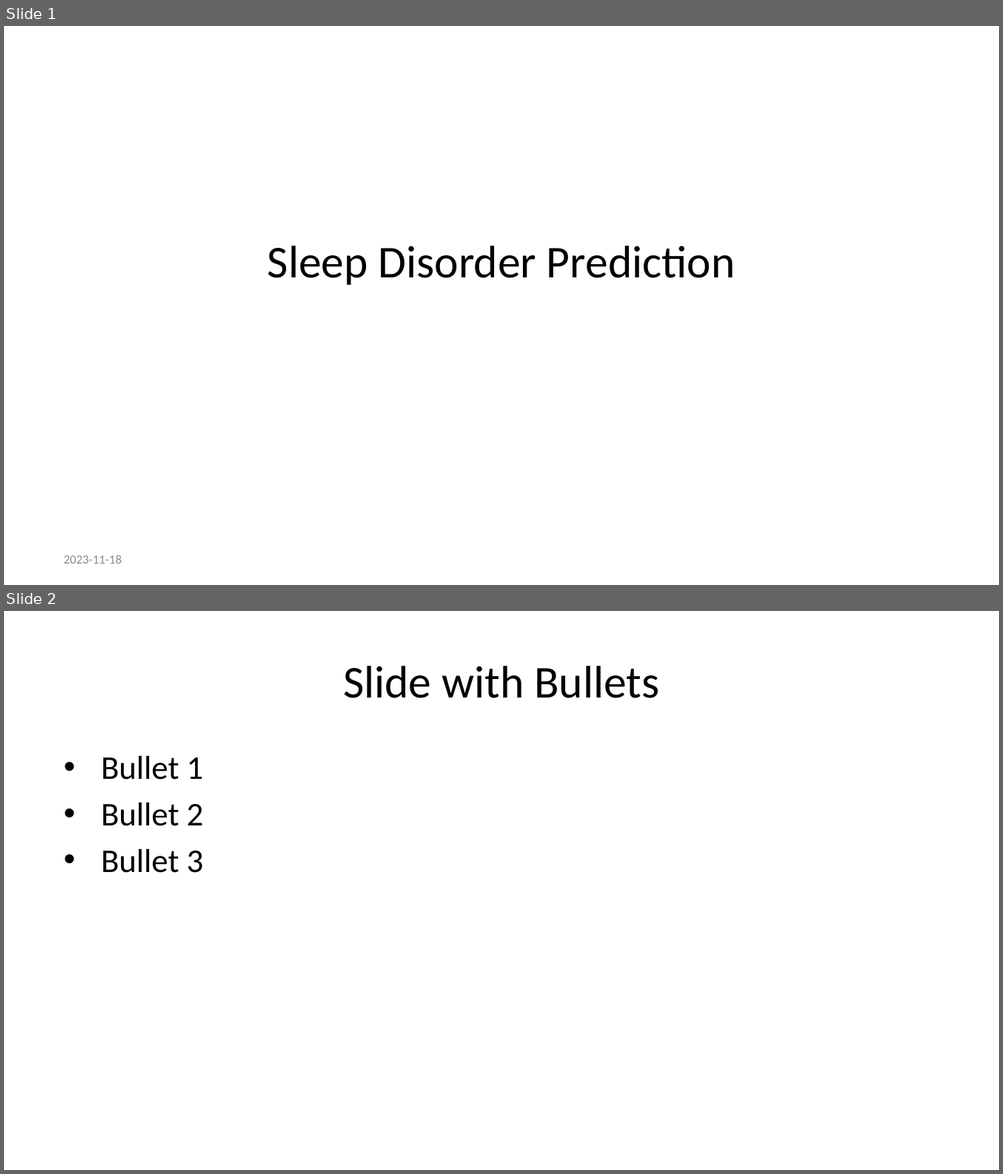
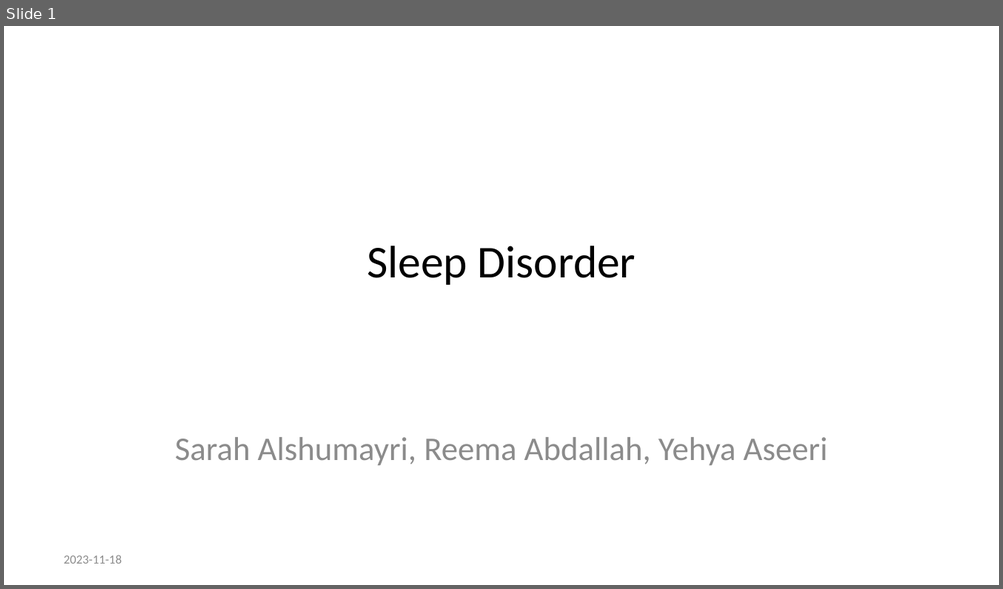
Before and after one commit to Sarah-Alshumayri/Data_Sciences_PPT, a slide deck: Progress_Presentation.pptx. Shown one above the other, each under a label of ours: slides 1 and 2 before the commit, slide 1 after it. The pictures are 1003x1174 and 1003x589 pixels, drawn with LibreOffice and Linux fonts; fonts in the diff are those of the drawing. Boxes give left, top, right and bottom in pixels: in the first picture for what was removed or moved away, otherwise in the second. Text is boxed around its words. In the diff, an @@ line names an element or a change of style, - is before the commit and + after.

Commit message:
This is Sarah, I finished point 1 in my part

```diff
--- a/Progress_Presentation.pptx
+++ b/Progress_Presentation.pptx
@@ slide 2 removed at [4, 611, 999, 1170], background #FFFFFF @@
@@ title removed at [343, 666, 659, 698] @@
-Slide with Bullets
@@ text removed at [101, 756, 204, 873] @@
-• Bullet 1
-• Bullet 2
-• Bullet 3
@@ slide 1 changed as well @@
@@ title at [367, 246, 635, 285]: text changed @@
-Sleep Disorder Prediction
+Sleep Disorder
@@ subtitle added at [175, 437, 828, 466], 24 pt, text #8C8C8C @@
+Sarah Alshumayri, Reema Abdallah, Yehya Aseeri
```
Also in this commit, not shown: 7 slides added, 3 other slides removed, 2 other files.
